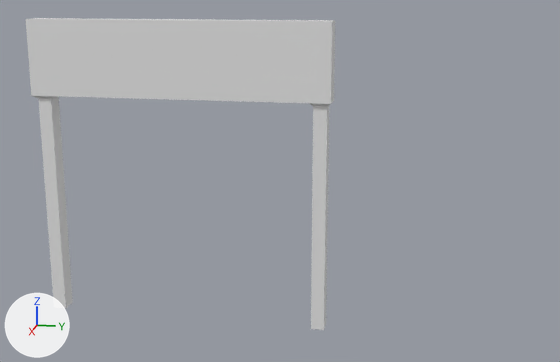
What one commit did to the FBX model Assets/Prefabs/Raw3dModels/Title.fbx.
The view is the same before and after, from a camera (50 mm lens) standing at (68.4, 23.2, 17.7) and looking at (0.0, 9.5, 0.6). Lighting does not change. The marker at lower left points along +X, +Y and +Z. Where no turn or scale is listed for an object, it has been applied to the vertices.
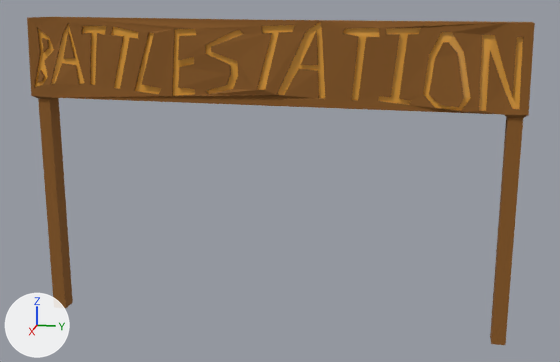
Edits to the bpy script that builds the scene:
```text
Add mat_material_001:
    mat_material_001 = principled_material('Material.001')
    mat_material_001.base_color = (0.801, 0.362, 0.038)  # orange #e7a237
    mat_material_001.roughness = 0.4
Add mat_material:
    mat_material = principled_material('Material')
    mat_material.base_color = (0.26, 0.104, 0.0183)  # brown #8b5b25
    mat_material.roughness = 1.0
Change me_cube_001:
    used by ob_cube; location = (0.0, 0.0, 11.56)
    remove me_cube_001.from_pydata(...)  # 32 vertices, 30 faces; spans x -1.1..1.1, y -14.3..14.3, z -25.1..3.5
    add me_cube_001.from_pydata(...)  # 328 vertices, 652 faces; spans x -1.1..1.5, y -14.3..30.9, z -25.1..3.8
    me_cube_001 part 1: 1 vertex moved from x 0.8, y -12.4, z -3.8 to x 0.9, y -12.5, z -3.9; 20 vertices removed from x -1.1..1.1, y -14.3..14.3, z -25.1..3.5; 316 vertices added at x -1.1..1.5, y -14.1..30.9, z -25.1..3.8
    add me_cube_001.materials.append(mat_material)  # brown #8b5b25
    add me_cube_001.materials.append(mat_material_001)  # orange #e7a237
```

Pixel boxes [x1, y1, x2, y2] of what changed, in the pictures (560 x 362 px):
'Cube', reshaped (64% wider): before [26, 18, 335, 330]; after [27, 17, 535, 345]
